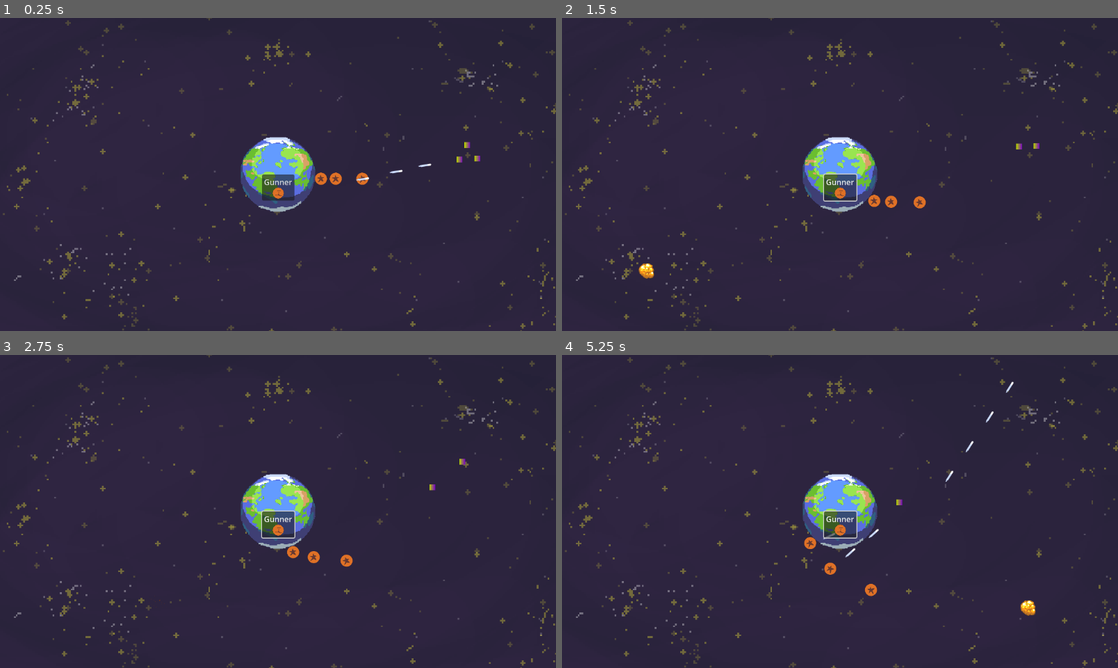
Above: before the commit, frames 1-4 (two rows, left to right).
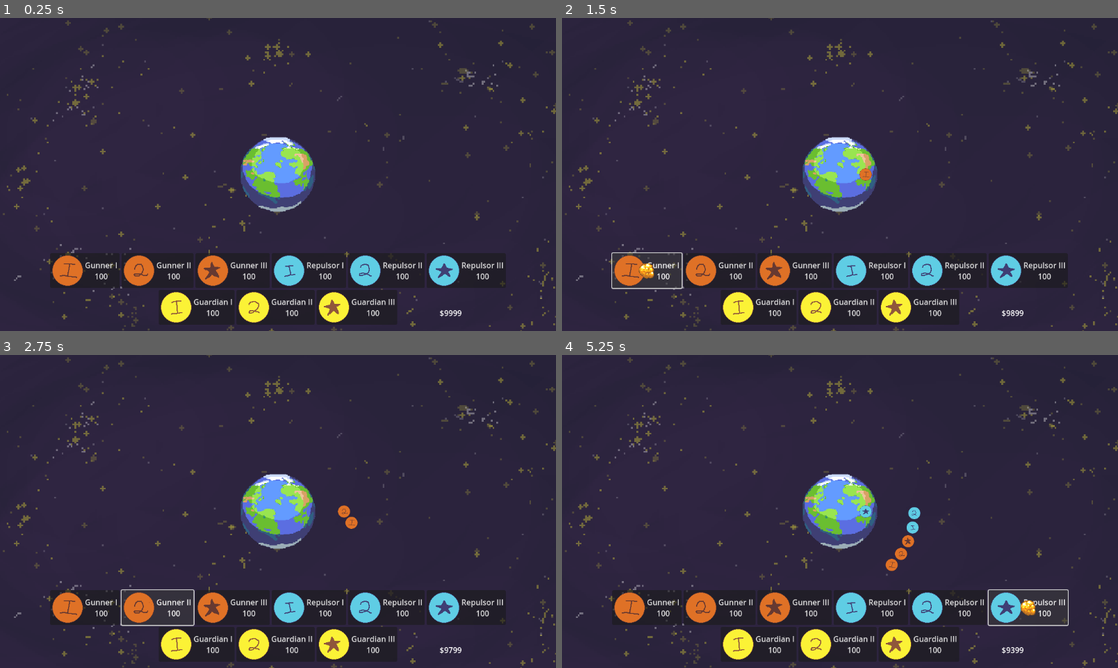
Above: after the commit, the same moments.

Repository: BoiPlex/Orbitron
Game: Godot game, scene res://scenes/game_world.tscn
Same seed, same stepped clock (60 frames per second), same inputs: the game is played once before the commit and once after it.
Inputs (mouse positions are in pixels of both pictures, inside the frame that each line leads up to):
- Up to frame 1 (0.25 s): no input
- Up to frame 2 (1.5 s): click (840, 187) at 0.5 s, where only the run before the commit has a clickable "Gunner"; click (645, 271) at 1.25 s, where only the run after the commit has a clickable "Gunner I 100"
- Up to frame 3 (2.75 s): click (155, 608) at 2 s, where only the run after the commit has a clickable "Gunner II 100"
- Up to frame 4 (5.25 s): click (795, 608) at 2.75 s, where only the run after the commit has a clickable "Gunner III 100"; click (873, 608) at 3.5 s, where only the run after the commit has a clickable "Repulsor I 100"; click (945, 608) at 4.25 s, where only the run after the commit has a clickable "Repulsor II 100"; click (1029, 608) at 5 s, where only the run after the commit has a clickable "Repulsor III 100"

The runs differ from the first frame. In frame 1, 5.7% of the frame differs, in the area x 9-91%, y 39-98%; in frame 2, 5.8%; in frame 3, 6.0%; in frame 4, 6.3%, in the area x 9-92%, y 8-98%.

Commit message:
cash money

Diff:
--- a/orbitron-game/resources/repulsor_tower_II.tres
+++ b/orbitron-game/resources/repulsor_tower_II.tres
@@ -2,7 +2,7 @@
 
 [ext_resource type="Resource" uid="uid://s0olcfmcwr81" path="res://resources/repulsor_projectile.tres" id="1_3n4p1"]
 [ext_resource type="Script" uid="uid://b3qwo5g5sgdgc" path="res://scripts/resources/tower_stats_template.gd" id="2_naraj"]
-[ext_resource type="Texture2D" uid="uid://0aivnv5j13e0" path="res://assets/repulse1.png" id="3_110k3"]
+[ext_resource type="Texture2D" uid="uid://bfyqq8xhqtvkb" path="res://assets/repulse2.png" id="3_110k3"]
 [ext_resource type="Resource" uid="uid://bjdegyhfny7mk" path="res://resources/repulsor_tower_III.tres" id="3_naraj"]
 
 [resource]
--- a/orbitron-game/scenes/ShopButton.tscn
+++ /dev/null
@@ -1,12 +0,0 @@
-[gd_scene load_steps=4 format=3 uid="uid://bkxdskufh4yl1"]
-
-[ext_resource type="Script" uid="uid://bryeeqqacmhqx" path="res://scripts/UI/shop_button.gd" id="1_r3kl7"]
-[ext_resource type="Texture2D" uid="uid://63qwjkxeq0nc" path="res://assets/shoot1.png" id="1_yojg0"]
-[ext_resource type="Resource" uid="uid://grck8mtpfay0" path="res://resources/shoot_tower_I.tres" id="2_yojg0"]
-
-[node name="ShopButton" type="Button"]
-text = "Gunner I
-100"
-icon = ExtResource("1_yojg0")
-script = ExtResource("1_r3kl7")
-tower_target = ExtResource("2_yojg0")
--- a/orbitron-game/scenes/game_world.tscn
+++ b/orbitron-game/scenes/game_world.tscn
@@ -1,10 +1,9 @@
-[gd_scene load_steps=10 format=3 uid="uid://oyknd2asn"]
+[gd_scene load_steps=9 format=3 uid="uid://oyknd2asn"]
 
 [ext_resource type="Script" uid="uid://cw4xtacqgcrfu" path="res://scripts/game_manager.gd" id="1_nd3ib"]
 [ext_resource type="PackedScene" uid="uid://bhwtdd4b235yl" path="res://scenes/player.tscn" id="2_ag5ty"]
 [ext_resource type="Script" uid="uid://bckxt6ra85lyg" path="res://scripts/factories/tower_factory.gd" id="2_pdbwf"]
 [ext_resource type="PackedScene" uid="uid://cfscq1mloc52k" path="res://scenes/tower.tscn" id="3_ywgp6"]
-[ext_resource type="PackedScene" uid="uid://c6g7jumv1icbe" path="res://scenes/test_body.tscn" id="4_0vfqx"]
 [ext_resource type="Resource" uid="uid://c81ugxxb0bo5o" path="res://resources/melee_tower_I.tres" id="4_u1jpj"]
 [ext_resource type="Script" uid="uid://di750aidn8r6w" path="res://scripts/projectile_pool.gd" id="5_wbbl4"]
 [ext_resource type="PackedScene" uid="uid://da7cbb55x2u75" path="res://scenes/hud_control.tscn" id="6_6c6v5"]
@@ -16,7 +15,7 @@
 
 [node name="TowerFactory" type="Node2D" parent="." node_paths=PackedStringArray("parent")]
 script = ExtResource("2_pdbwf")
-target_position = Vector2(-90, -90)
+target_position = Vector2(200, 0)
 base_scene = ExtResource("3_ywgp6")
 parent = NodePath("..")
 class_stats = ExtResource("4_u1jpj")
@@ -32,24 +31,6 @@
 
 [node name="Camera2D" type="Camera2D" parent="."]
 
-[node name="Tower" parent="." instance=ExtResource("3_ywgp6")]
-position = Vector2(65, 0)
-
-[node name="Tower2" parent="." instance=ExtResource("3_ywgp6")]
-position = Vector2(120, 0)
-
-[node name="Tower3" parent="." instance=ExtResource("3_ywgp6")]
-position = Vector2(175, 0)
-
-[node name="TestBody" parent="." instance=ExtResource("4_0vfqx")]
-position = Vector2(393, -61)
-
-[node name="TestBody2" parent="." instance=ExtResource("4_0vfqx")]
-position = Vector2(414, -33)
-
-[node name="TestBody3" parent="." instance=ExtResource("4_0vfqx")]
-position = Vector2(377, -31)
-
 [node name="ProjectilePool" type="Node2D" parent="."]
 unique_name_in_owner = true
 script = ExtResource("5_wbbl4")
--- a/orbitron-game/scenes/hud_control.tscn
+++ b/orbitron-game/scenes/hud_control.tscn
@@ -1,7 +1,26 @@
-[gd_scene load_steps=3 format=3 uid="uid://da7cbb55x2u75"]
+[gd_scene load_steps=22 format=3 uid="uid://da7cbb55x2u75"]
 
 [ext_resource type="Script" uid="uid://cj08odmwrik3i" path="res://scripts/UI/hud_control.gd" id="1_rx4kw"]
 [ext_resource type="Texture2D" uid="uid://63qwjkxeq0nc" path="res://assets/shoot1.png" id="2_nirq7"]
+[ext_resource type="Script" uid="uid://bryeeqqacmhqx" path="res://scripts/UI/shop_button.gd" id="3_g0w51"]
+[ext_resource type="Resource" uid="uid://grck8mtpfay0" path="res://resources/shoot_tower_I.tres" id="4_3lrex"]
+[ext_resource type="Texture2D" uid="uid://bxql1rxlrdxnb" path="res://assets/shoot2.png" id="5_t3ytc"]
+[ext_resource type="Resource" uid="uid://cs2ho6uqdkqa3" path="res://resources/shoot_tower_II.tres" id="6_fmihm"]
+[ext_resource type="Texture2D" uid="uid://dhgxpkenic5y3" path="res://assets/shoot3.png" id="7_aaoju"]
+[ext_resource type="Resource" uid="uid://cjoo0taj1jhcs" path="res://resources/shoot_tower_III.tres" id="8_rmfey"]
+[ext_resource type="Texture2D" uid="uid://0aivnv5j13e0" path="res://assets/repulse1.png" id="9_e4l6w"]
+[ext_resource type="Resource" uid="uid://buuvvd74r2kkp" path="res://resources/repulsor_tower_I.tres" id="10_upyyl"]
+[ext_resource type="Texture2D" uid="uid://bfyqq8xhqtvkb" path="res://assets/repulse2.png" id="11_3lrex"]
+[ext_resource type="Resource" uid="uid://b8uskbgmywfcl" path="res://resources/repulsor_tower_II.tres" id="11_k1b1b"]
+[ext_resource type="Texture2D" uid="uid://dtmvb5v86am3i" path="res://assets/repulse3.png" id="12_e87te"]
+[ext_resource type="Resource" uid="uid://bjdegyhfny7mk" path="res://resources/repulsor_tower_III.tres" id="13_yscu5"]
+[ext_resource type="Texture2D" uid="uid://cevqwon12rr3j" path="res://assets/melee1.png" id="14_1c7n1"]
+[ext_resource type="Resource" uid="uid://c81ugxxb0bo5o" path="res://resources/melee_tower_I.tres" id="15_vuid0"]
+[ext_resource type="Texture2D" uid="uid://w3lfir2r1kc8" path="res://assets/melee2.png" id="16_1b3t5"]
+[ext_resource type="Resource" uid="uid://cb014gopfihqt" path="res://resources/melee_tower_II.tres" id="17_s6ll4"]
+[ext_resource type="Texture2D" uid="uid://duqvxjmnyxsdv" path="res://assets/melee3.png" id="18_m8t4p"]
+[ext_resource type="Resource" uid="uid://cn5tupdtk0clw" path="res://resources/melee_tower_III.tres" id="19_5nxjk"]
+[ext_resource type="Script" uid="uid://bwgv02ig07807" path="res://scripts/UI/cash_money_indicator.gd" id="21_t3ytc"]
 
 [node name="HudControl" type="Control"]
 texture_filter = 3
@@ -20,38 +39,103 @@
 [node name="Control" type="Control" parent="AspectRatioContainer"]
 layout_mode = 2
 
-[node name="HBoxContainer" type="HBoxContainer" parent="AspectRatioContainer/Control"]
+[node name="HBoxContainer" type="HFlowContainer" parent="AspectRatioContainer/Control"]
 layout_mode = 1
 anchors_preset = 5
 anchor_left = 0.5
 anchor_right = 0.5
-offset_left = -16.0
-offset_right = 16.0
-offset_bottom = 8.0
+offset_left = -478.0
+offset_top = 163.0
+offset_right = 478.0
+offset_bottom = 843.0
 grow_horizontal = 2
+alignment = 1
 
-[node name="Button" type="Button" parent="AspectRatioContainer/Control/HBoxContainer"]
+[node name="ShopButton" type="Button" parent="AspectRatioContainer/Control/HBoxContainer"]
 layout_mode = 2
-text = "Gunner"
+text = "Gunner I
+100"
 icon = ExtResource("2_nirq7")
-icon_alignment = 1
-vertical_icon_alignment = 2
-expand_icon = true
+script = ExtResource("3_g0w51")
+tower_target = ExtResource("4_3lrex")
+metadata/_custom_type_script = "uid://bryeeqqacmhqx"
 
-[node name="VBoxContainer" type="VBoxContainer" parent="AspectRatioContainer/Control/HBoxContainer/Button"]
-layout_mode = 0
-offset_right = 40.0
-offset_bottom = 40.0
+[node name="ShopButton2" type="Button" parent="AspectRatioContainer/Control/HBoxContainer"]
+layout_mode = 2
+text = "Gunner II
+100"
+icon = ExtResource("5_t3ytc")
+script = ExtResource("3_g0w51")
+tower_target = ExtResource("6_fmihm")
+metadata/_custom_type_script = "uid://bryeeqqacmhqx"
 
-[node name="Label" type="Label" parent="AspectRatioContainer/Control/HBoxContainer/Button"]
-layout_mode = 1
-anchors_preset = 7
-anchor_left = 0.5
-anchor_top = 1.0
-anchor_right = 0.5
-anchor_bottom = 1.0
-offset_left = -20.0
-offset_top = -23.0
-offset_right = 20.0
-grow_horizontal = 2
-grow_vertical = 0
+[node name="ShopButton3" type="Button" parent="AspectRatioContainer/Control/HBoxContainer"]
+layout_mode = 2
+text = "Gunner III
+100"
+icon = ExtResource("7_aaoju")
+script = ExtResource("3_g0w51")
+tower_target = ExtResource("8_rmfey")
+metadata/_custom_type_script = "uid://bryeeqqacmhqx"
+
+[node name="ShopButton4" type="Button" parent="AspectRatioContainer/Control/HBoxContainer"]
+layout_mode = 2
+text = "Repulsor I
+100"
+icon = ExtResource("9_e4l6w")
+script = ExtResource("3_g0w51")
+tower_target = ExtResource("10_upyyl")
+metadata/_custom_type_script = "uid://bryeeqqacmhqx"
+
+[node name="ShopButton5" type="Button" parent="AspectRatioContainer/Control/HBoxContainer"]
+layout_mode = 2
+text = "Repulsor II
+100"
+icon = ExtResource("11_3lrex")
+script = ExtResource("3_g0w51")
+tower_target = ExtResource("11_k1b1b")
+metadata/_custom_type_script = "uid://bryeeqqacmhqx"
+
+[node name="ShopButton6" type="Button" parent="AspectRatioContainer/Control/HBoxContainer"]
+layout_mode = 2
+text = "Repulsor III
+100"
+icon = ExtResource("12_e87te")
+script = ExtResource("3_g0w51")
+tower_target = ExtResource("13_yscu5")
+metadata/_custom_type_script = "uid://bryeeqqacmhqx"
+
+[node name="ShopButton7" type="Button" parent="AspectRatioContainer/Control/HBoxContainer"]
+layout_mode = 2
+text = "Guardian I
+100"
+icon = ExtResource("14_1c7n1")
+script = ExtResource("3_g0w51")
+tower_target = ExtResource("15_vuid0")
+metadata/_custom_type_script = "uid://bryeeqqacmhqx"
+
+[node name="ShopButton8" type="Button" parent="AspectRatioContainer/Control/HBoxContainer"]
+layout_mode = 2
+text = "Guardian II
+100"
+icon = ExtResource("16_1b3t5")
+script = ExtResource("3_g0w51")
+tower_target = ExtResource("17_s6ll4")
+metadata/_custom_type_script = "uid://bryeeqqacmhqx"
+
+[node name="ShopButton9" type="Button" parent="AspectRatioContainer/Control/HBoxContainer"]
+layout_mode = 2
+text = "Guardian III
+100"
+icon = ExtResource("18_m8t4p")
+script = ExtResource("3_g0w51")
+tower_target = ExtResource("19_5nxjk")
+metadata/_custom_type_script = "uid://bryeeqqacmhqx"
+
+[node name="Label" type="Label" parent="AspectRatioContainer/Control"]
+layout_mode = 2
+offset_left = 335.0
+offset_top = 275.0
+offset_right = 336.0
+offset_bottom = 298.0
+script = ExtResource("21_t3ytc")
--- a/orbitron-game/scenes/player.tscn
+++ b/orbitron-game/scenes/player.tscn
@@ -1,10 +1,13 @@
-[gd_scene load_steps=8 format=3 uid="uid://bhwtdd4b235yl"]
+[gd_scene load_steps=9 format=3 uid="uid://bhwtdd4b235yl"]
 
 [ext_resource type="Script" uid="uid://t7lguk45wbay" path="res://scripts/player.gd" id="1_ohywo"]
-[ext_resource type="Script" uid="uid://bvy5hjeackl4b" path="res://scripts/player_hurtbox_component.gd" id="3_dqkch"]
 [ext_resource type="PackedScene" uid="uid://li3c1d3vqfqq" path="res://scenes/components/gravity_field.tscn" id="3_qhqgy"]
+[ext_resource type="Script" uid="uid://djiqi435icfju" path="res://scripts/components/hitbox_component.gd" id="3_tuyoq"]
 [ext_resource type="Script" uid="uid://c7wj8tj6k5kjl" path="res://scripts/components/colored_collider.gd" id="4_dqkch"]
 [ext_resource type="Texture2D" uid="uid://mib1e4nyl1b4" path="res://assets/globe.png" id="5_qlg0r"]
+
+[sub_resource type="CircleShape2D" id="CircleShape2D_fjrip"]
+radius = 80.0
 
 [sub_resource type="CircleShape2D" id="CircleShape2D_qhqgy"]
 radius = 82.85
@@ -20,12 +23,23 @@
 gravity_strength = 20.0
 gravity_radius = 600.0
 
+[node name="HitboxComponent" type="Area2D" parent="."]
+script = ExtResource("3_tuyoq")
+damage = 9999
+metadata/_custom_type_script = "uid://djiqi435icfju"
+
+[node name="ColoredCollider" type="CollisionShape2D" parent="HitboxComponent"]
+shape = SubResource("CircleShape2D_fjrip")
+debug_color = Color(1, 0, 0, 0.3)
+script = ExtResource("4_dqkch")
+metadata/_custom_type_script = "uid://c7wj8tj6k5kjl"
+
 [node name="HurtboxComponent" type="Area2D" parent="."]
-script = ExtResource("3_dqkch")
+metadata/_custom_type_script = "uid://bvy5hjeackl4b"
 
 [node name="ColoredCollider" type="CollisionShape2D" parent="HurtboxComponent"]
 shape = SubResource("CircleShape2D_qhqgy")
-debug_color = Color(1, 0.742, 0.14, 0.3)
+debug_color = Color(0.781, 0.442, 0.486, 0.3)
 script = ExtResource("4_dqkch")
 metadata/_custom_type_script = "uid://c7wj8tj6k5kjl"
 
--- /dev/null
+++ b/orbitron-game/scenes/shop_button.tscn
@@ -0,0 +1,12 @@
+[gd_scene load_steps=4 format=3 uid="uid://bkxdskufh4yl1"]
+
+[ext_resource type="Texture2D" uid="uid://63qwjkxeq0nc" path="res://assets/shoot1.png" id="1_1oc1l"]
+[ext_resource type="Script" uid="uid://bryeeqqacmhqx" path="res://scripts/UI/shop_button.gd" id="2_ujh1x"]
+[ext_resource type="Resource" uid="uid://grck8mtpfay0" path="res://resources/shoot_tower_I.tres" id="3_a34ft"]
+
+[node name="ShopButton" type="Button"]
+text = "Gunner I
+100"
+icon = ExtResource("1_1oc1l")
+script = ExtResource("2_ujh1x")
+tower_target = ExtResource("3_a34ft")
--- /dev/null
+++ b/orbitron-game/scripts/UI/cash_money_indicator.gd
@@ -0,0 +1,14 @@
+extends Label
+
+
+func _ready():
+	change_text_to_money_cash(GameStateGlobal.get_money())
+	GameStateGlobal.money_changed.connect(_on_money_changed)
+
+
+func _on_money_changed(value: int):
+	change_text_to_money_cash(value)
+
+
+func change_text_to_money_cash(value: int):
+	text = str("$", value)
--- a/orbitron-game/scripts/UI/shop_button.gd
+++ b/orbitron-game/scripts/UI/shop_button.gd
@@ -8,3 +8,22 @@
 		text = str(x.entity_name, "\n", x.cost)
 		icon = x.sprite_texture
 		tower_target = x
+
+
+func _ready():
+	if not Engine.is_editor_hint():
+		GameStateGlobal.money_changed.connect(_on_money_changed)
+		button_down.connect(_on_click)
+
+
+func _on_click():
+	if GameStateGlobal.try_spend_money(tower_target.cost):
+		ReferencesGlobal.tower_factory.class_stats = tower_target
+		ReferencesGlobal.tower_factory.make()
+
+
+func _on_money_changed(value: int):
+	if value > tower_target.cost:
+		modulate = Color(1.0, 1.0, 1.0)
+	else:
+		modulate = Color(0.5, 0.5, 0.5)
--- /dev/null
+++ b/orbitron-game/scripts/bodies/enemy.gd
@@ -0,0 +1,53 @@
+class_name Enemy
+extends GravAffectedBody
+
+enum States {
+	ACTIVE,
+	INACTIVE,
+}
+
+
+@export var speed: float = 50
+
+var bounty: int = 0
+var target: Node2D
+var target_direction: Vector2 = Vector2.ZERO
+
+var _state: States = States.ACTIVE
+
+
+func _ready():
+	super()
+	if target == null:
+		push_warning("No target for enemy.")
+		return
+	target_direction = global_position.direction_to(target.global_position)
+	direction = target_direction
+	_state = States.ACTIVE
+
+
+func init_enemy(stats: EnemyStats):
+	speed = stats.speed
+	bounty = stats.bounty
+
+
+func _physics_process(delta):
+	super(delta)
+
+	match(_state):
+		States.ACTIVE:
+			if target == null:
+				push_warning("No target for enemy.")
+				return
+			else:
+				target_direction = global_position.direction_to(target.global_position)
+				direction = Vector2.from_angle(lerp_angle(direction.angle(), target_direction.angle(),
+				1 - pow(0.25, 13 * delta)))
+				velocity = direction * clampf(velocity.length(), speed, INF)
+		States.INACTIVE:
+			pass
+
+
+func _kill():
+	GameStateGlobal.add_money(bounty)
+	super()
--- a/orbitron-game/scripts/bodies/tower.gd
+++ b/orbitron-game/scripts/bodies/tower.gd
@@ -59,7 +59,6 @@
 	if upgrades_to != null:
 		upgrade_cost = upgrades_to.cost
 	fire_rate = stats.fire_rate
-	print(_fire_timer)
 	if fire_rate >= 0.0:
 		_fire_timer.wait_time = 1.0 / fire_rate
 	else:
@@ -158,10 +157,8 @@
 		States.READYING:
 			var dir_to_ready = global_position.direction_to(ready_position)
 			var dist_to_ready = ready_position.distance_to(global_position)
-			print(dist_to_ready)
 			if dist_to_ready <= FINISH_READY_RADIUS:
 				finish_readying()
-				print("readysdfsdf")
 			else:
 				velocity = lerp(READYING_SPEED * dir_to_ready,
 				READYING_SPEED * dir_to_ready / 10,
--- a/orbitron-game/scripts/factories/tower_factory.gd
+++ b/orbitron-game/scripts/factories/tower_factory.gd
@@ -2,6 +2,14 @@
 extends GravBodyFactory
 
 @export var target_position: Vector2
+
+
+func _ready():
+	set_active_tower_factory()
+
+
+func set_active_tower_factory():
+	ReferencesGlobal.tower_factory = self
 
 
 func make():
--- a/orbitron-game/scripts/game_state_global.gd
+++ b/orbitron-game/scripts/game_state_global.gd
@@ -1,13 +1,15 @@
 extends Node
+
 
 signal start_game
 signal finish_game
 signal money_changed(new_value: int)
 signal world_health_changed(new_value: int)
 
-const WORLD_MAX_HEALTH: int = 200
+const STARTING_CASH: int = 9999
+const WORLD_MAX_HEALTH: int = 1000
 
-var world_health: int = 200
+var world_health: int = 1000
 
 var _money: int = 0
 var _active_world: GameWorld
@@ -15,6 +17,7 @@
 
 func _ready():
 	start_game.connect(_init_game)
+	set_money(STARTING_CASH)
 
 
 func set_active_world(world: GameWorld):
@@ -25,14 +28,28 @@
 	return _active_world
 
 
+func get_money() -> int:
+	return _money
+
+
 func set_money(value: int):
 	_money = value
+	print("value")
 	money_changed.emit(_money)
 
 
 func add_money(value: int):
 	_money += value
 	money_changed.emit(_money)
+
+
+func try_spend_money(value: int) -> bool:
+	if _money < value:
+		return false
+	else:
+		_money -= value
+		money_changed.emit(_money)
+		return true
 
 
 func take_damage(value: int):
--- a/orbitron-game/scripts/player_hurtbox_component.gd
+++ b/orbitron-game/scripts/player_hurtbox_component.gd
@@ -3,4 +3,4 @@
 
 
 func take_damage(damage: int):
-	pass
+	GameStateGlobal.take_damage(damage)
--- a/orbitron-game/scripts/references_global.gd
+++ b/orbitron-game/scripts/references_global.gd
@@ -1,3 +1,5 @@
 extends Node
 
 var projectile_pool: ProjectilePool
+var tower_factory: TowerFactory
+var active_world: GameWorld
--- /dev/null
+++ b/orbitron-game/scripts/resources/enemy_stats_template.gd
@@ -0,0 +1,5 @@
+class_name EnemyStats
+extends PhysicsBodyStats
+
+@export var speed: float = 40
+@export var bounty: int = 50
Not shown, added: orbitron-game/scripts/UI/cash_money_indicator.gd.uid
Not shown, added: orbitron-game/scripts/bodies/enemy.gd.uid
Not shown, added: orbitron-game/scripts/resources/enemy_stats_template.gd.uid
